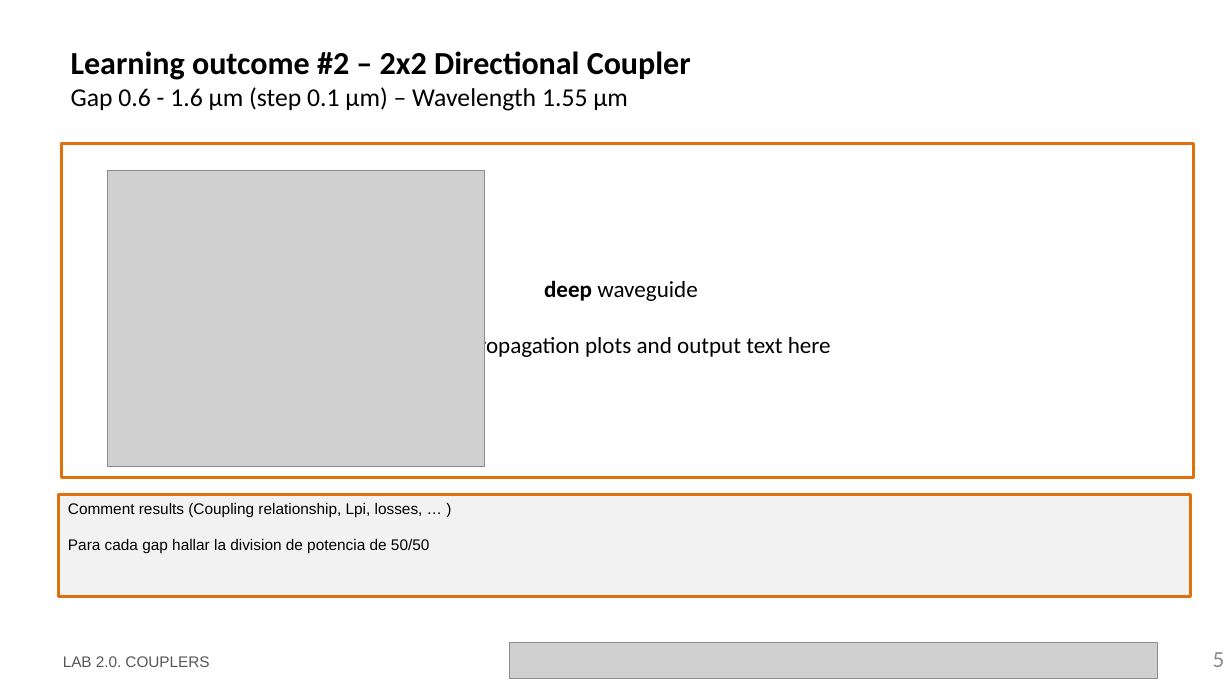
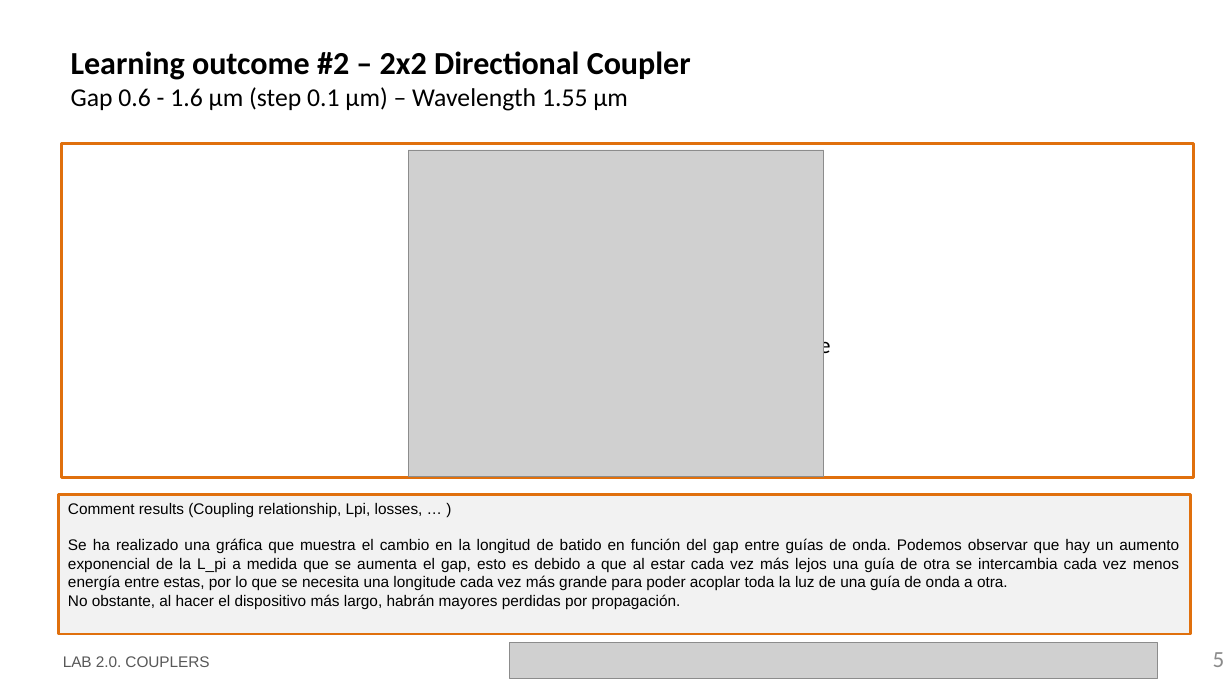
Before and after one commit to snacmuo/pic-upv-lab2, a slide deck: slide 5 of LabBook_20.pptx. Drawn at 1232x693 pixels with LibreOffice and Linux fonts; fonts in the diff are those of the drawing; grey boxes stand for pictures; background and template pictures are left out. Boxes give left, top, right and bottom in pixels: in the first picture for what was removed or moved away, otherwise in the second. Text is boxed around its words. In the diff, an @@ line names an element or a change of style, - is before the commit and + after.

```diff
--- a/LabBook_20.pptx
+++ b/LabBook_20.pptx
@@ picture removed at box(108, 171, 485, 467) @@
@@ picture added at box(409, 150, 824, 476) @@
@@ rectangle "Comment results (Coupling relationship, Lpi, ...": place and size @@
-rectangle "Comment results (Coupling relationship, Lpi, ..." at box(59, 494, 1191, 597)
+rectangle "Comment results (Coupling relationship, Lpi, ..." at box(59, 494, 1191, 634)
@@ text in rectangle at box(68, 538, 1179, 609): text changed @@
-Para cada gap hallar la division de potencia de 50/50
+Se ha realizado una gráfica que muestra el cambio en la longitud de batido en función del gap entre guías de onda. Podemos observar que hay un aumento exponencial de la L_pi a medida que se aumenta el gap, esto es debido a que al estar cada vez más lejos una guía de otra se intercambia cada vez menos energía entre estas, por lo que se necesita una longitude cada vez más grande para poder acoplar toda la luz de una guía de onda a otra.
+No obstante, al hacer el dispositivo más largo, habrán mayores perdidas por propagación.
```
Also in this commit, not shown: 2 other slides changed, 1 other file.
